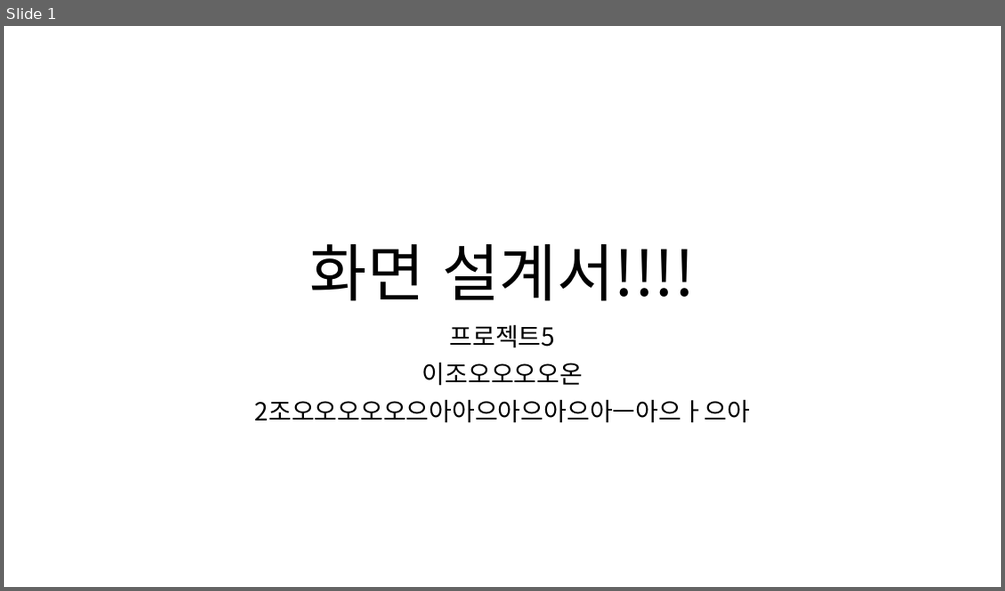
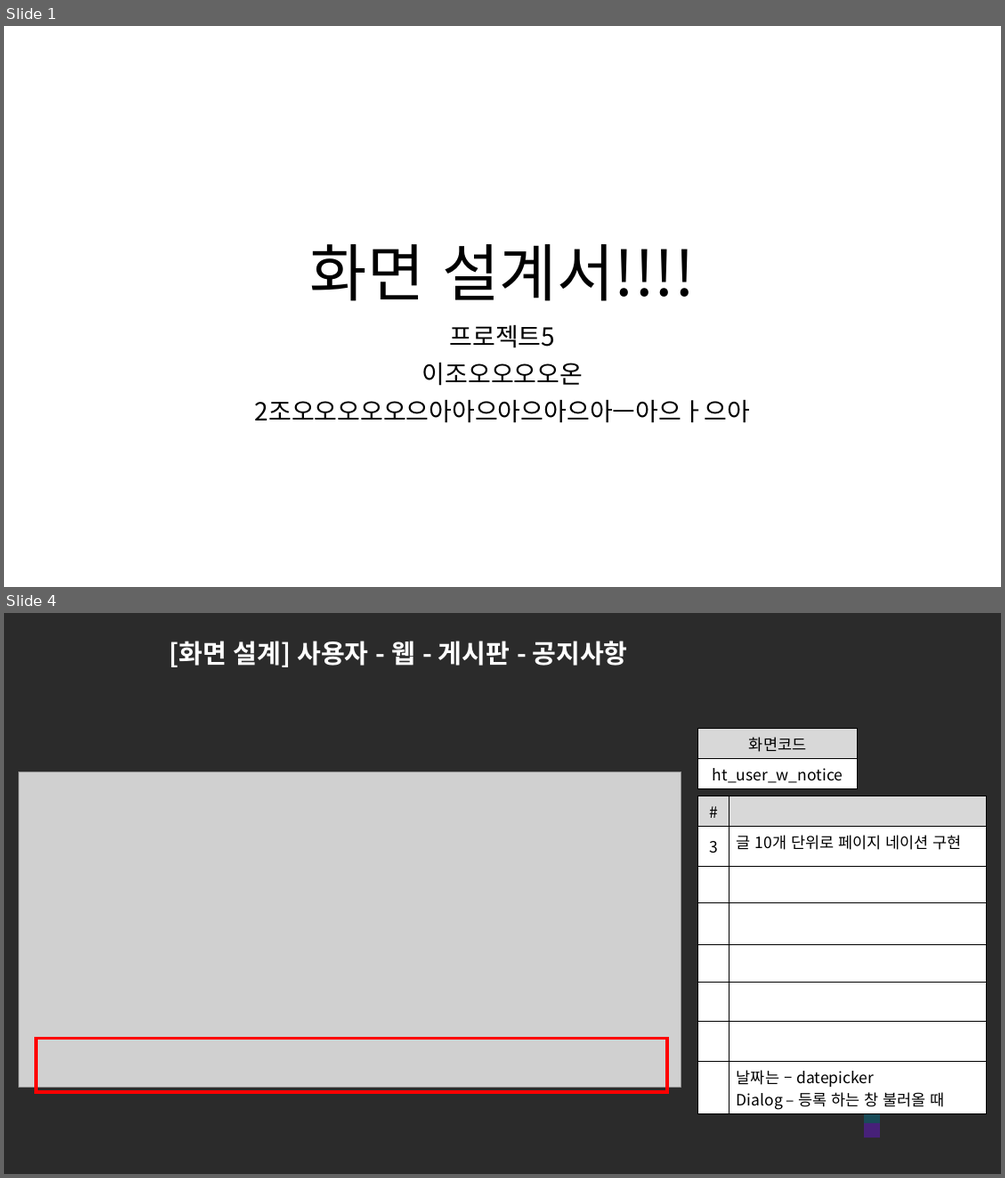
Before and after one commit to ezenteam2/e-Zone, a slide deck: 0 발표용 파워포인트/0410 2차발표/0410 project05 - 파워포인트 - 현태.pptx. Shown one above the other, each under a label of ours: slide 1 before the commit, slides 1 and 4 after it; the slides between them are not shown. The pictures are 1005x591 and 1005x1178 pixels, drawn with LibreOffice and Linux fonts; fonts in the diff are those of the drawing; grey boxes stand for pictures; background and template pictures are left out; a plain dark background stands for a picture behind light text. Boxes give left, top, right and bottom in pixels: in the first picture for what was removed or moved away, otherwise in the second. Text is boxed around its words. In the diff, an @@ line names an element or a change of style, - is before the commit and + after.

```diff
--- a/0 발표용 파워포인트/0410 2차발표/0410 project05 - 파워포인트 - 현태.pptx
+++ b/0 발표용 파워포인트/0410 2차발표/0410 project05 - 파워포인트 - 현태.pptx
@@ slide 4 added at (x1=4, y1=613, x2=1001, y2=1174), background picture (left out) @@
@@ title added at (x1=169, y1=641, x2=627, y2=667), 25 pt, text #FFFFFF, bold @@
+[화면 설계] 사용자 - 웹 - 게시판 - 공지사항
@@ table added at (x1=698, y1=728, x2=858, y2=787), 2 rows, 1 columns @@
+화면코드
+ht_user_w_notice
@@ picture added at (x1=19, y1=771, x2=681, y2=1086) @@
@@ table added at (x1=698, y1=796, x2=987, y2=1113), 8 rows, 2 columns @@
+# | 
+3 | 글 10개 단위로 페이지 네이션 구현
+ | 
+ | 
+ | 
+ | 
+ | 
+ | 날짜는 – datepicker / Dialog – 등록 하는 창 불러올 때
@@ rectangle added at (x1=36, y1=1038, x2=667, y2=1093), outline #FF0000 3 pt @@
@@ rectangle added at (x1=864, y1=1094, x2=880, y2=1109), fill #48C0DC @@
@@ rectangle added at (x1=864, y1=1108, x2=880, y2=1123), fill #194B57 @@
@@ rectangle added at (x1=864, y1=1123, x2=880, y2=1138), fill #472179 @@
```
Also in this commit, not shown: 2 other slides added.
